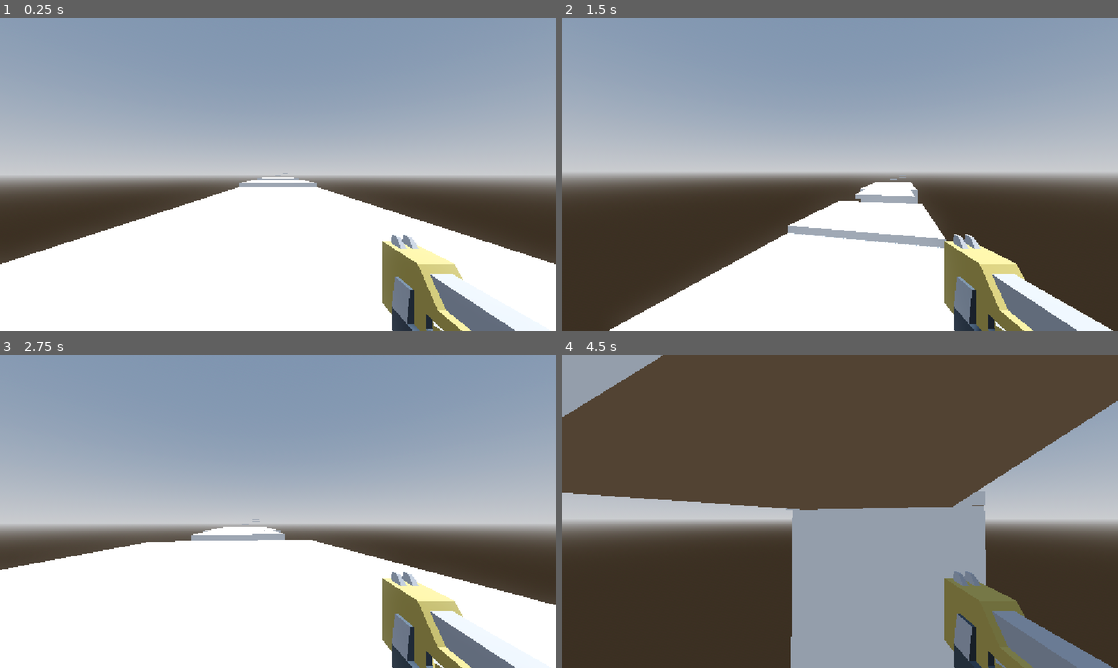
Above: before the commit, frames 1-4 (two rows, left to right).
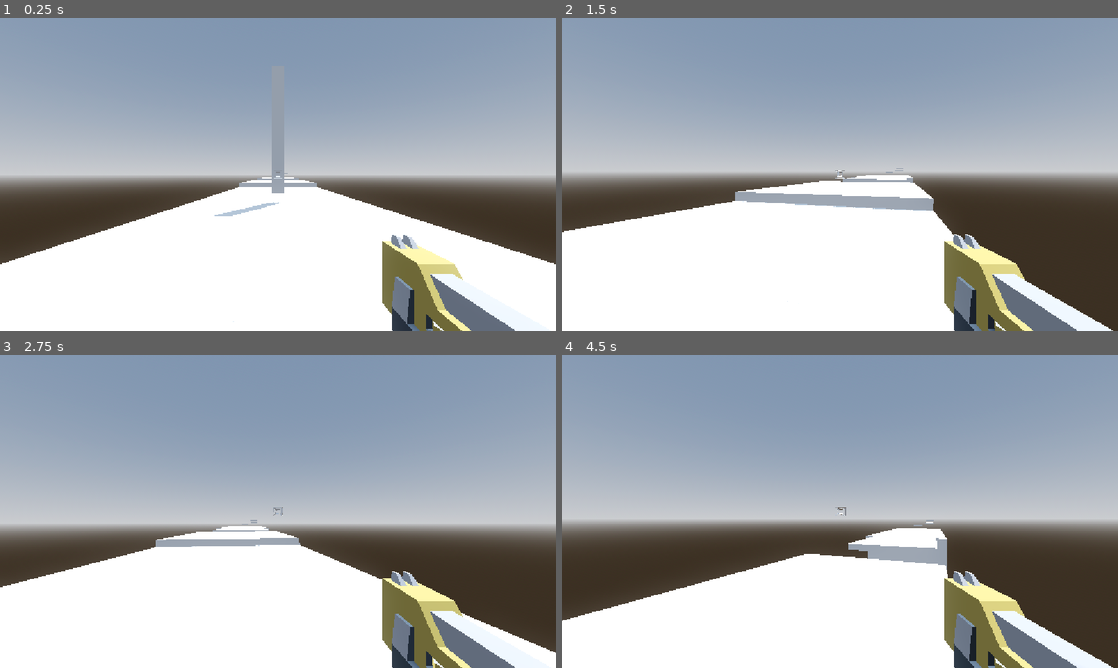
Above: after the commit, the same moments.

Repository: ErneElg162/DangDezeDubiousDimensions
Game: Godot game, scene res://Levels/LevelOne.tscn
The game is run twice, just before and just after one commit, with the same random seed, the same clock (stepped at 60 frames per second) and the same inputs. The project has no main scene, so this scene is started directly.
Inputs (mouse positions are in pixels of both pictures, inside the frame that each line leads up to):
- Up to frame 1 (0.25 s): no input
- Up to frame 2 (1.5 s): tap Enter (ui_accept) at 0.5, 0.77 s; move the mouse to (867, 174) at 0.52 s; press the mouse at (867, 174) at 0.53 s; hold W (forward) from 0.53 s (still down); right-click (867, 174) at 0.8 s; move the mouse to (812, 174) at 1.27 s; release the mouse at (812, 174) at 1.28 s; right-click (812, 174) at 1.35 s
- Up to frame 3 (2.75 s): keep holding W (forward); tap Enter (ui_accept) at 1.52 s; click (250, 511) at 1.55 s; move the mouse to (289, 505) at 2.02 s; press the mouse at (289, 505) at 2.03 s; right-click (289, 505) at 2.3 s
- Up to frame 4 (4.5 s): keep holding W (forward); move the mouse to (834, 517) at 2.77 s; release the mouse at (834, 517) at 2.78 s; right-click (834, 517) at 2.85 s; tap Enter (ui_accept) at 3.02, 3.77 s; click (834, 517) at 3.05 s; move the mouse to (878, 514) at 3.52 s; press the mouse at (878, 514) at 3.53 s; right-click (878, 514) at 3.8 s; move the mouse to (795, 508) at 4.27 s; release the mouse at (795, 508) at 4.28 s; right-click (795, 508) at 4.35 s

The runs differ from the first frame. In frame 1, 0.4% of the frame differs, in the area x 38-52%, y 40-98%; in frame 2, 14%; in frame 3, 5.6%; in frame 4, 68%, in the area x 0-100%, y 0-100%.

Commit message:
Fixed Grappling Hook

Diff:
--- a/dddd/Character/character.tscn
+++ b/dddd/Character/character.tscn
@@ -2,6 +2,7 @@
 
 [ext_resource type="Script" uid="uid://cbjfm4ct77m8e" path="res://Character/character_body_3d.gd" id="1_glpr6"]
 [ext_resource type="PackedScene" uid="uid://ixa23ytkiif4" path="res://Grappling/gun.tscn" id="2_pjt0s"]
+[ext_resource type="PackedScene" uid="uid://dwms4i3sovcq3" path="res://Crosshair/tesseract.glb" id="2_twwou"]
 [ext_resource type="PackedScene" uid="uid://bn41l7ybolt0x" path="res://Grappling/Rope.tscn" id="3_jkkns"]
 
 [sub_resource type="CapsuleMesh" id="CapsuleMesh_pjt0s"]
@@ -22,6 +23,9 @@
 [node name="Camera3D" type="Camera3D" parent="." unique_id=518740108]
 transform = Transform3D(1, 0, 0, 0, 1, 0, 0, 0, 1, 0, 0.5888145, 0)
 
+[node name="tesseract" parent="Camera3D" unique_id=526112722 instance=ExtResource("2_twwou")]
+transform = Transform3D(0.06, 0, 0, 0, 0.06, 0, 0, 0, 0.06, 0, 0, -3)
+
 [node name="RayCast3D" type="RayCast3D" parent="Camera3D" unique_id=672320494]
 target_position = Vector3(0, 0, -20)
 
--- a/dddd/Character/character_body_3d.gd
+++ b/dddd/Character/character_body_3d.gd
@@ -14,17 +14,21 @@
 @export var rope: Node3D
 
 var retract_vel = 100.0
-var rope_len = 2.0
-var stiffness = 5.0
-var damping = 5.0
+var rope_len = 1.0
+var K = 5
+#var stiffness = 10.0
+#var damping = 1.0
 
 var MAX_SPEED = 30
+var max_grap = 210
 
 var target: Vector3
 var launched = false
 
 const SPEED = 15.0
 const JUMP_VELOCITY = 10.0
+
+@onready var tesseract = $Camera3D/tesseract
 
 func _ready():
 	Input.mouse_mode = Input.MOUSE_MODE_CAPTURED
@@ -37,34 +41,24 @@
 func retract():
 	launched = false
 
-func handle_grapple(delta: float, shrink: bool):
-	if !launched:
-		return
-
+func handle_grapple(delta: float, shrink: bool, move_vec: Vector3):
 	var target_dir = position.direction_to(target)
 	var target_dist = position.distance_to(target)
 
-	if target_dist > 2 * rope_len:
-		retract()
-		return
-
 	var displacement = target_dist - rope_len
 
-	var force = Vector3.ZERO
-
-	if displacement > 0:
-		var mag = stiffness * displacement
-		var spring_force = target_dir * mag
-
-		var vel_dot = velocity.dot(target_dir)
-		var dang = -damping * vel_dot * target_dir
-
-		force = spring_force * dang
+	var force = K * (target_dist - rope_len)
 
 	if shrink:
-		force += target_dir * retract_vel
+		velocity += target_dir * retract_vel * delta
 
-	velocity += force * delta
+	if abs(force) > max_grap:
+		force = max_grap
+
+	velocity += target_dir * force * delta
+
+	if move_vec != Vector3.ZERO:
+		velocity += move_vec.project(target_dir.cross(target_dir.cross(move_vec)))
 
 func update_rope():
 	if !launched:
@@ -90,8 +84,13 @@
 
 	if event is InputEventMouseMotion and Input.mouse_mode == Input.MOUSE_MODE_CAPTURED:
 		rotate_y(-event.relative.x * look_sensitivity)
+		tesseract.rotate_y(-event.relative.x * look_sensitivity)
+
 		camera.rotate_x(-event.relative.y * look_sensitivity)
 		camera.rotation.x = clamp(camera.rotation.x, deg_to_rad(-80), deg_to_rad(80))
+
+		tesseract.rotate_x(-event.relative.y * look_sensitivity)
+		tesseract.rotation.x = clamp(camera.rotation.x, deg_to_rad(-80), deg_to_rad(80))
 
 	if Input.is_action_just_pressed("escape"):
 		Input.mouse_mode = Input.MOUSE_MODE_VISIBLE
@@ -141,28 +140,37 @@
 	if Input.is_action_just_released("shoot"):
 		retract()
 
+	var move_vec = Vector3.ZERO
+
 	var input_dir := Input.get_vector("left", "right", "forward", "back")
 
 	var direction := (transform.basis * Vector3(input_dir.x, 0, input_dir.y)).normalized()
 
 	if direction:
-		velocity.x = direction.x * SPEED
-		velocity.z = direction.z * SPEED
+		move_vec.x = direction.x * SPEED
+		move_vec.z = direction.z * SPEED
 	else:
-		velocity.x = move_toward(velocity.x, 0, SPEED)
-		velocity.z = move_toward(velocity.z, 0, SPEED)
+		move_vec.x = velocity.x
+		move_vec.z = velocity.z
 
-	if Input.is_action_pressed("pull"):
-		handle_grapple(delta, true)
+		move_vec.x = move_toward(move_vec.x, 0, SPEED)
+		move_vec.z = move_toward(move_vec.z, 0, SPEED)
+
+	if Input.is_action_pressed("shoot"):
+		if Input.is_action_pressed("pull"):
+			handle_grapple(delta, true, move_vec)
+
+		else:
+			handle_grapple(delta, false, move_vec)
 
 	else:
-		handle_grapple(delta, false)
-
-	update_rope()
+		velocity.x = move_vec.x
+		velocity.z = move_vec.z
 
 	if velocity.length() > MAX_SPEED:
 		velocity *= MAX_SPEED / velocity.length()
 
+	update_rope()
 	move_and_slide()
 
 func _on_coyote_timer_timeout():
--- /dev/null
+++ b/dddd/Crosshair/Material.tres
@@ -0,0 +1,6 @@
+[gd_resource type="StandardMaterial3D" format=3 uid="uid://bxip7o0bv0fw7"]
+
+[resource]
+resource_name = "Material"
+cull_mode = 2
+roughness = 0.5
--- a/dddd/Levels/LevelOne.tscn
+++ b/dddd/Levels/LevelOne.tscn
@@ -66,3 +66,6 @@
 
 [node name="StaticBody3D12" parent="." unique_id=2009416056 instance=ExtResource("3_xaay7")]
 transform = Transform3D(0.91946125, 0, 0, 0, 16.932127, 0, 0, 0, 31.622223, -5.296877, -7.697043, -73.709335)
+
+[node name="StaticBody3D13" parent="." unique_id=1893473659 instance=ExtResource("3_xaay7")]
+transform = Transform3D(0.6461069, 0, 0, 0, 7.1300597, 0, 0, 0, 0.29616734, 0, 4.4975305, -11.631926)
--- a/dddd/project.godot
+++ b/dddd/project.godot
@@ -50,6 +50,11 @@
 "events": [Object(InputEventMouseButton,"resource_local_to_scene":false,"resource_name":"","device":-1,"window_id":0,"a …(259 unchanged characters)…
 ]
 }
+pull={
+"deadzone": 0.2,
+"events": [Object(InputEventMouseButton,"resource_local_to_scene":false,"resource_name":"","device":-1,"window_id":0,"alt_pressed":false,"shift_pressed":false,"ctrl_pressed":false,"meta_pressed":false,"button_mask":2,"position":Vector2(422, 44),"global_position":Vector2(441, 140),"factor":1.0,"button_index":2,"canceled":false,"pressed":true,"double_click":false,"script":null)
+]
+}
 
 [physics]
 
Binary file added: dddd/Crosshair/tesseract.glb
Not shown, added: dddd/Crosshair/tesseract.glb.import
